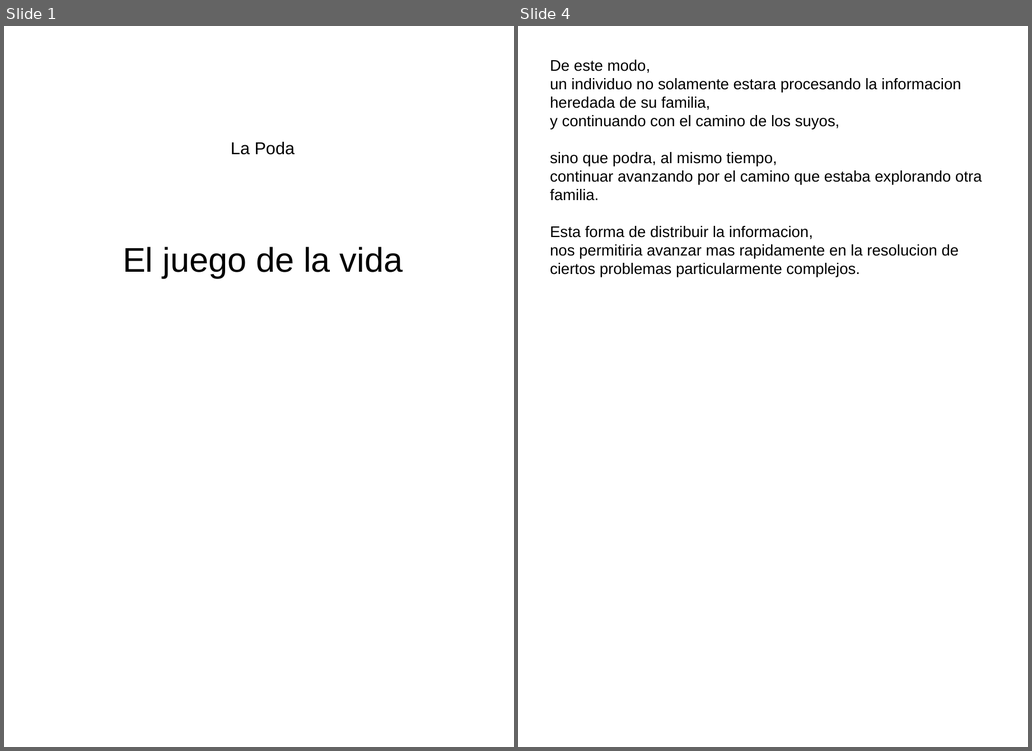
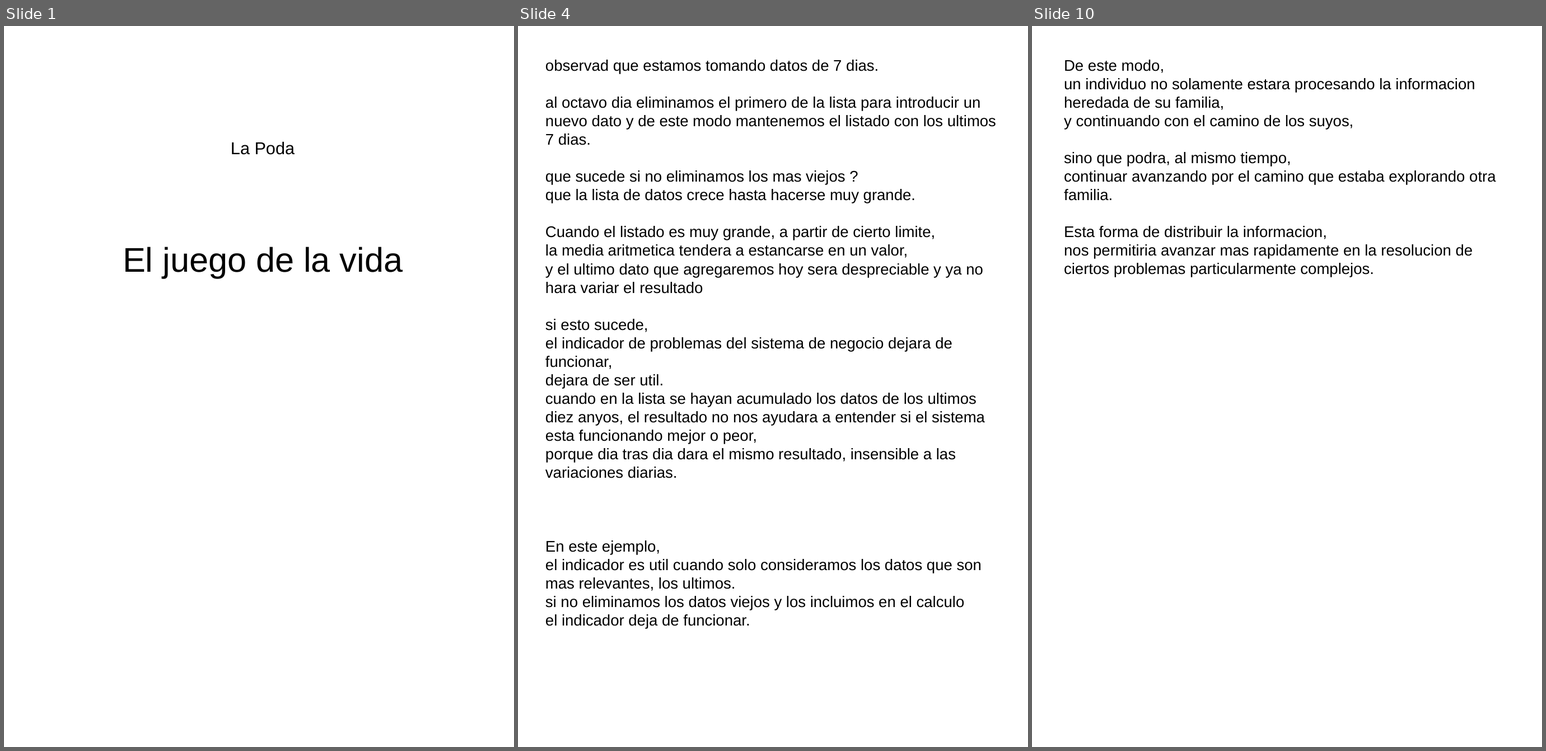
Before and after one commit to fabhrius/La-Cosa, a slide deck: capitulos/Poda/La Poda.odp. Shown side by side, each under a label of ours: slides 1 and 4 before the commit, slides 1, 4 and 10 after it; the slides between them are not shown. The pictures are 1032x751 and 1546x751 pixels, drawn with LibreOffice and Linux fonts; fonts in the diff are those of the drawing. Boxes give left, top, right and bottom in pixels: in the first picture for what was removed or moved away, otherwise in the second. Text is boxed around its words. In the diff, an @@ line names an element or a change of style, - is before the commit and + after.

```diff
--- a/capitulos/Poda/La Poda.odp
+++ b/capitulos/Poda/La Poda.odp
@@ slide 4 added at (518, 26, 1028, 747), background #FFFFFF @@
@@ text added at (545, 60, 996, 629), 18 pt, text #000000 @@
+observad que estamos tomando datos de 7 dias.
+al octavo dia eliminamos el primero de la lista para introducir un nuevo dato y de este modo mantenemos el listado con los ultimos 7 dias.
+que sucede si no eliminamos los mas viejos ?
+que la lista de datos crece hasta hacerse muy grande.
+Cuando el listado es muy grande, a partir de cierto limite,
+la media aritmetica tendera a estancarse en un valor,
+y el ultimo dato que agregaremos hoy sera despreciable y ya no hara variar el resultado
+si esto sucede,
+el indicador de problemas del sistema de negocio dejara de funcionar,
+dejara de ser util.
+cuando en la lista se hayan acumulado los datos de los ultimos diez anyos, el resultado no nos ayudara a entender si el sistema esta funcionando mejor o peor,
+porque dia tras dia dara el mismo resultado, insensible a las variaciones diarias.
+En este ejemplo,
+el indicador es util cuando solo consideramos los datos que son mas relevantes, los ultimos.
+si no eliminamos los datos viejos y los incluimos en el calculo
+el indicador deja de funcionar.
@@ what was slide 4 is now slide 10 @@
```
Also in this commit, not shown: 1 slide changed, 7 other slides added, 9 slides removed, 1 other file.
